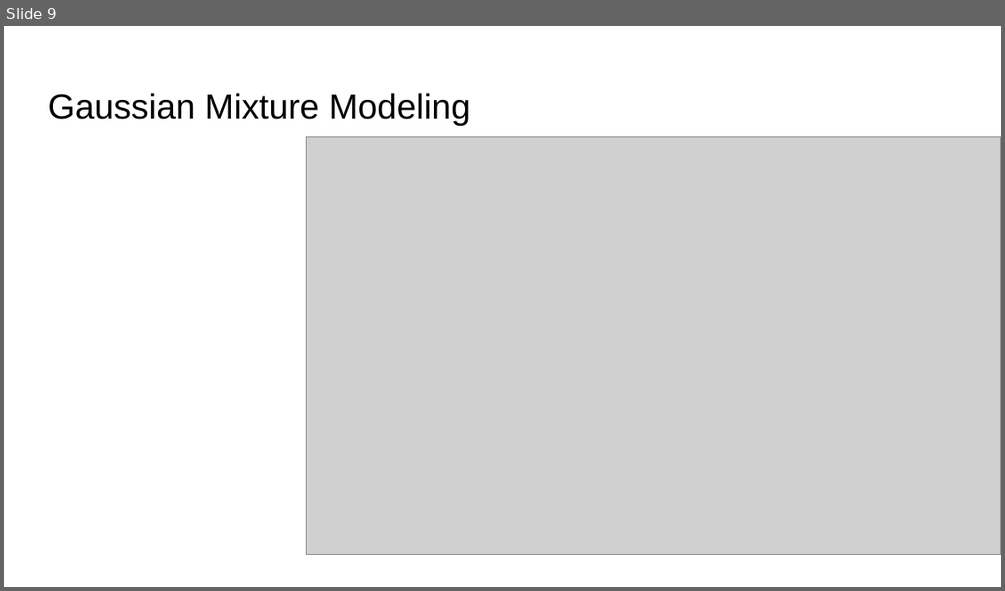
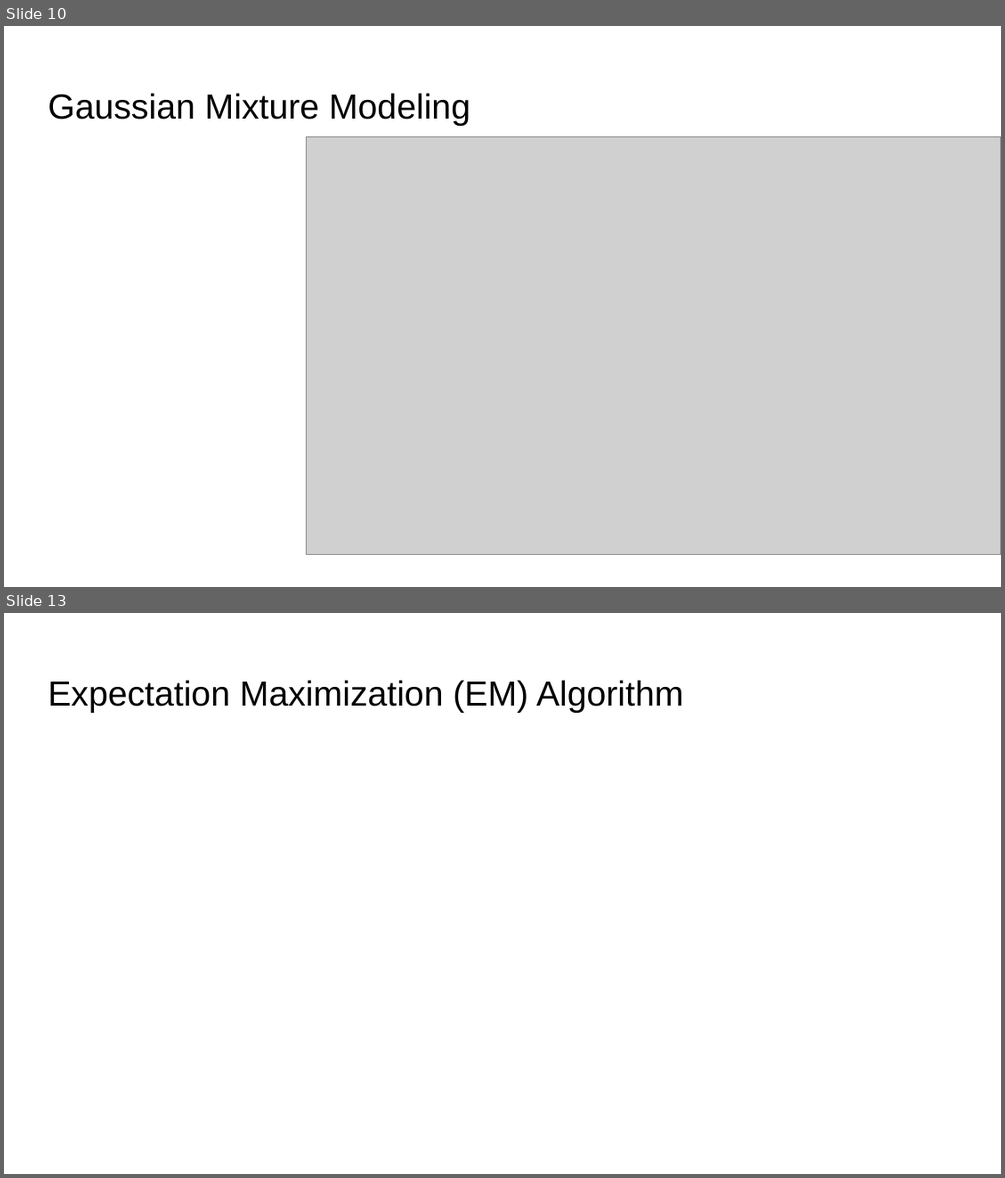
Before and after one commit to BrownCSCI410/f25-website, a slide deck: src/Components/Lectures/slides/GaussianMixtureModels.pptx. Shown one above the other, each under a label of ours: slide 9 before the commit, slides 10 and 13 after it; the slides between them are not shown. The pictures are 1005x591 and 1005x1178 pixels, drawn with LibreOffice and Linux fonts; fonts in the diff are those of the drawing; grey boxes stand for pictures. Boxes give left, top, right and bottom in pixels: in the first picture for what was removed or moved away, otherwise in the second. Text is boxed around its words. In the diff, an @@ line names an element or a change of style, - is before the commit and + after.

```diff
--- a/src/Components/Lectures/slides/GaussianMixtureModels.pptx
+++ b/src/Components/Lectures/slides/GaussianMixtureModels.pptx
@@ slide 13 added at box(4, 613, 1001, 1174), background #FFFFFF @@
@@ title added at box(48, 680, 683, 713), 25.2 pt, text #000000 @@
+Expectation Maximization (EM) Algorithm
@@ what was slide 9 is now slide 10 @@
```
Also in this commit, not shown: 4 other slides added.
